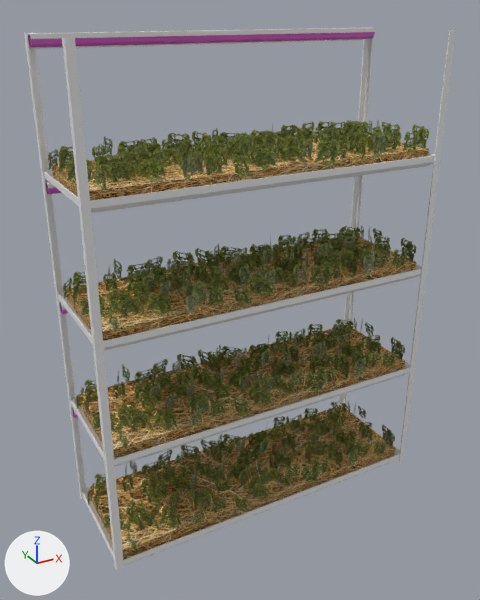
Two versions of the Blender file BlenderModels/planters_with_lights.blend, one commit apart.
The view is the same before and after, from a 50 mm camera at (-1.3, -2.29, 2.08) aimed at (-0.05, -0.01, 0.94). Every picture has the same lights, and +X, +Y and +Z are marked at lower left.

Before the edit, the objects in view are built like this:
```python
ob_grow_mat_1 = bpy.data.objects.new('grow mat 1', me_cube_014)
ob_grow_mat_1.location = (0.0, 0.0, 0.021)
ob_grow_mat_1.scale = (1.45, 0.45, 0.05)
ob_grow_mat_1_001 = bpy.data.objects.new('grow mat 1.001', me_cube_013)
ob_grow_mat_1_001.location = (0.0, 0.0, 0.521)
ob_grow_mat_1_001.scale = (1.45, 0.45, 0.05)
ob_grow_mat_1_002 = bpy.data.objects.new('grow mat 1.002', me_cube_022)
ob_grow_mat_1_002.location = (0.0, 0.0, 1.021)
ob_grow_mat_1_002.scale = (1.45, 0.45, 0.05)
ob_grow_mat_1_003 = bpy.data.objects.new('grow mat 1.003', me_cube_023)
ob_grow_mat_1_003.location = (0.0, 0.0, 1.521)
ob_grow_mat_1_003.scale = (1.45, 0.45, 0.05)
ob_shelf_4 = bpy.data.objects.new('shelf 4', me_cube_006)
ob_shelf_4.location = (0.0, 0.0, 1.5)
ob_shelf_4.rotation_euler = (0.0, 3.142, 0.0)  # degrees (0, 180, 0)
ob_shelf_4.scale = (0.75, 0.25, 0.0025)
# also in view: 'shelf 2' at (0.0, 0.0, 0.5); 'shelf 3' at (0.0, 0.0, 1.0); 'shelf 1' at (0.0, 0.0, 0.0); 'lights stand 4' at (0.0, 0.23, 1.98); 'light 4' at (0.0, 0.23, 1.98)
```
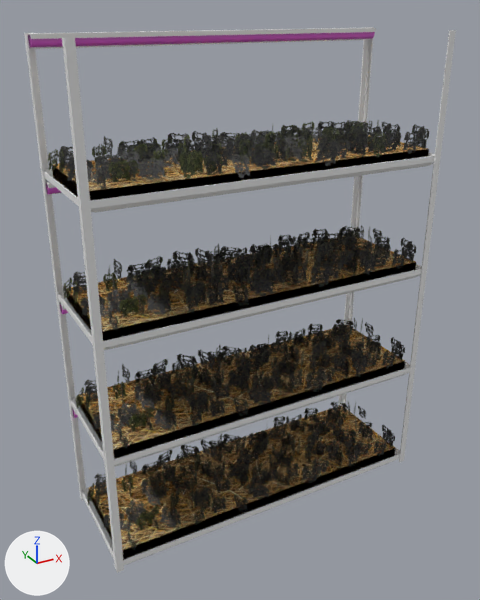
Changed parts and their boxes (x1, y1, x2, y2) in the pictures (480 x 600 px):
'grow mat 1', surface changed: (87, 402, 395, 560) in both
'grow mat 1.001', surface changed: (76, 319, 405, 459) in both
'grow mat 1.002', surface changed: (63, 226, 416, 341) in both
'grow mat 1.003', surface changed: (48, 120, 429, 200) in both

Diff of the bpy script that builds the scene:
```diff
--- a/BlenderModels/planters_with_lights.blend.py
+++ b/BlenderModels/planters_with_lights.blend.py
@@ img_grass_texture_normal_map_png @@
+img_grass_texture_normal_map_png = load_image('grass texture normal map.png', 'texturas blender/grass texture normal map.png', 1522, 858, 'sRGB')
@@ img_grass_texture_base_color_png @@
+img_grass_texture_base_color_png = load_image('grass texture base color.png', 'texturas blender/grass texture base color.png', 1522, 858, 'sRGB')
@@ img_hay_texture_png @@
+img_hay_texture_png = load_image('hay-texture.png', 'texturas blender/hay-texture.png', 800, 533, 'sRGB')
@@ img_hay_texture_normal_map_png @@
+img_hay_texture_normal_map_png = load_image('hay-texture normal map.png', 'texturas blender/hay-texture normal map.png', 800, 533, 'sRGB')
@@ mat_grass_mat_material @@
 n0 = _N.new('ShaderNodeBsdfPrincipled'); n0.name = 'Principled BSDF'
 n2 = _N.new('ShaderNodeTexImage'); n2.name = 'Image Texture'
-n2.image = img_hay_texture_jpg
+n2.image = img_hay_texture_png
+n3 = _N.new('ShaderNodeTexImage'); n3.name = 'Image Texture.001'
+n3.image = img_hay_texture_normal_map_png
 _L.new(n0.outputs[0], n1.inputs[0])  # 'BSDF' to 'Surface'
 _L.new(n2.outputs[0], n0.inputs[0])  # 'Color' to 'Base Color'
+_L.new(n3.outputs[0], n0.inputs[5])  # 'Color' to 'Normal'
@@ mat_grass_material @@
 n2 = _N.new('ShaderNodeTexImage'); n2.name = 'Image Texture'
-n2.image = img_flower_27_png
+n2.image = img_grass_texture_base_color_png
+n3 = _N.new('ShaderNodeTexImage'); n3.name = 'Image Texture.001'
+n3.image = img_grass_texture_normal_map_png
 _L.new(n0.outputs[0], n1.inputs[0])  # 'BSDF' to 'Surface'
@@ mat_grass_material @@
 n0 = _N.new('ShaderNodeBsdfPrincipled'); n0.name = 'Principled BSDF'
 _L.new(n2.outputs[1], n0.inputs[4])  # 'Alpha' to 'Alpha'
+_L.new(n3.outputs[0], n0.inputs[5])  # 'Color' to 'Normal'
```
